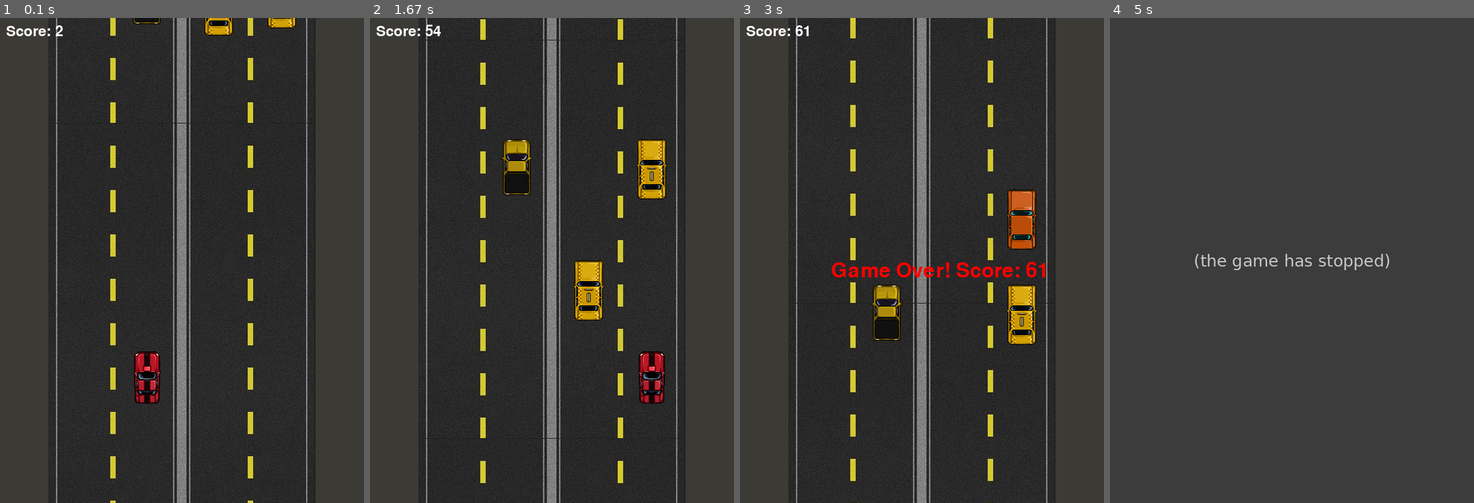
Above: before the commit, frames 1-4 (left to right).
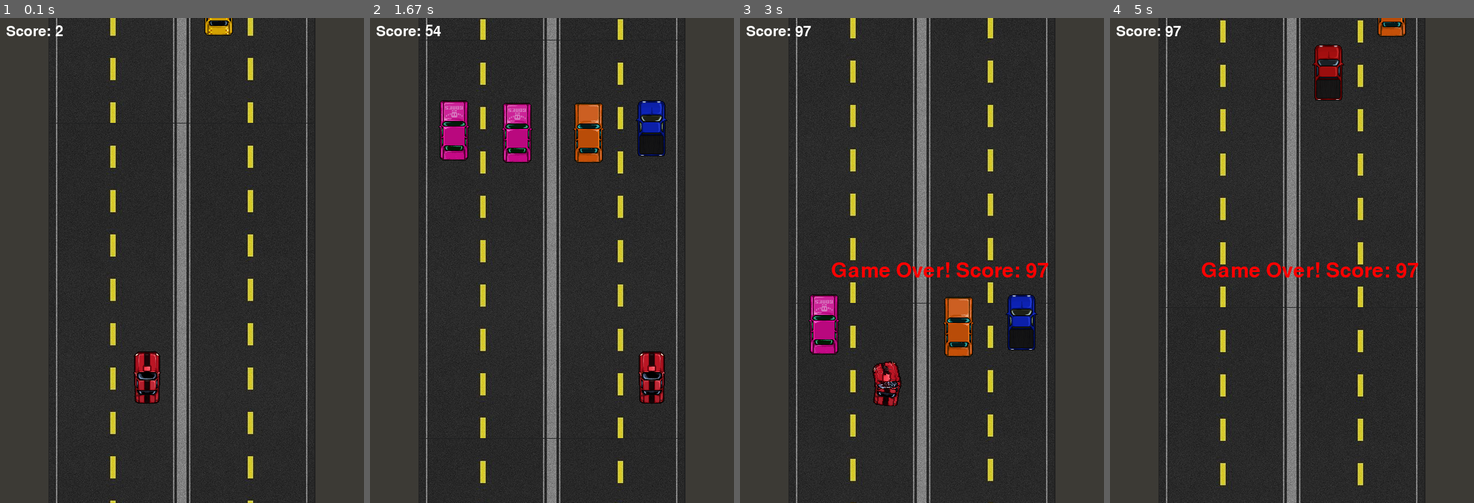
Above: after the commit, the same moments.

Repository: WOZBORN/pygame-racing-game
Game: pygame game, started from main.py
Same seed, same stepped clock (60 frames per second), same inputs: the game is played once before the commit and once after it.
Inputs:
- Up to frame 1 (0.1 s): no input
- Up to frame 2 (1.67 s): hold Right 0.33-0.8 s; hold Up 0.83-1.13 s; hold Right 1.17-1.63 s
- Up to frame 3 (3 s): hold Left 1.67-2.2 s; hold Down 2.23-2.53 s; hold Left 2.57-2.97 s
- Up to frame 4 (5 s): hold Up 3-3.37 s; hold Right 3.4-4.03 s; hold Down 4.07-4.43 s

The runs differ from the first frame. In frame 1, 0.2% of the frame differs, in the area x 36-82%, y 0-3%; in frame 2, 5.7%; in frame 3, 5.2%; in frame 4, 20%, in the area x 1-87%, y 0-100%.
Before the commit the program exited at 3.87 s; later frames show no game.

Commit message:
changed npc count

Diff:
--- a/core/settings.py
+++ b/core/settings.py
@@ -16,7 +16,7 @@
 # Настройки NPC
 NPC_SPEED_MIN = 2
 NPC_SPEED_MAX = 7
-NPC_COUNT = 3
+NPC_COUNT = 4
 
 # Пути к спрайтам
 PLAYER_SPRITE = "assets/player_red.png"
